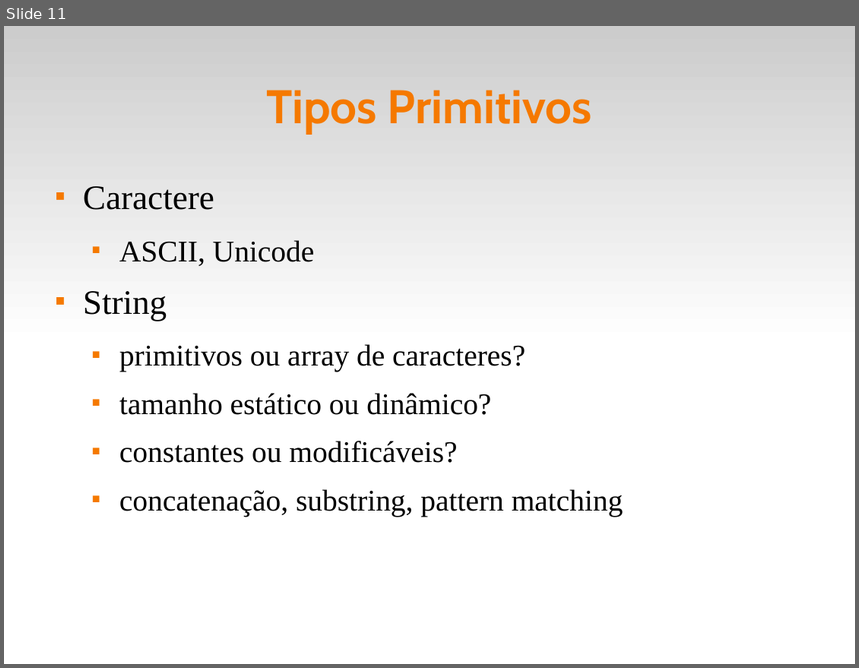
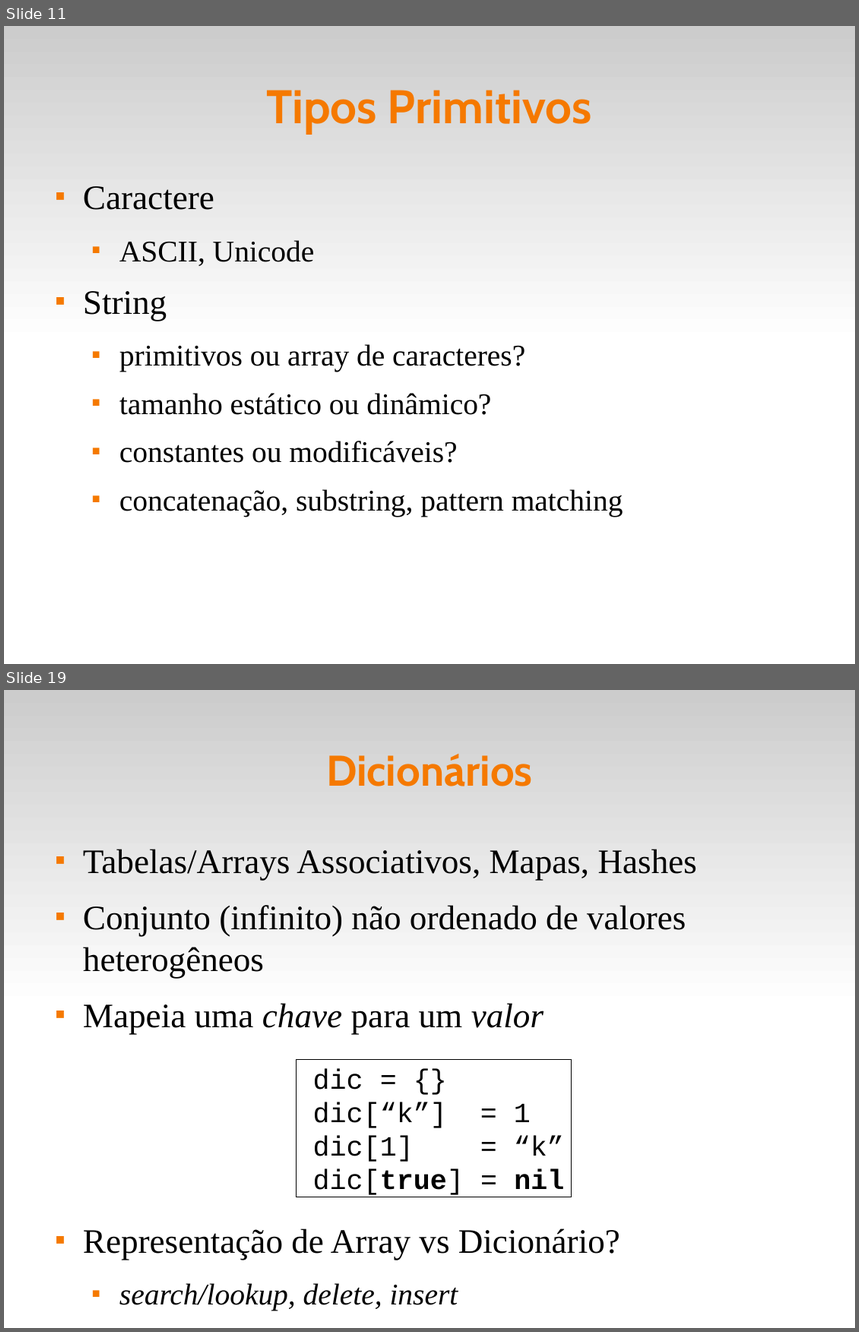
Before and after one commit to fsantanna-uerj/EDL, a slide deck: slides/edl-05-data.odp. Shown one above the other, each under a label of ours: slide 11 before the commit, slides 11 and 19 after it; the slides between them are not shown. The pictures are 859x668 and 859x1332 pixels, drawn with LibreOffice and Linux fonts; fonts in the diff are those of the drawing. Boxes give left, top, right and bottom in pixels: in the first picture for what was removed or moved away, otherwise in the second. Text is boxed around its words. In the diff, an @@ line names an element or a change of style, - is before the commit and + after.

```diff
--- a/slides/edl-05-data.odp
+++ b/slides/edl-05-data.odp
@@ slide 19 added at [4,690,855,1328], background #FFFFFF; not listed: 1 template element that a slide beside it also shows @@
@@ title added at [326,754,533,787], 40 pt, text #F57900, bold @@
+Dicionários
@@ text added at [83,849,697,1312], 32 pt, text #000000 @@
+■ Tabelas/Arrays Associativos, Mapas, Hashes
+■ Conjunto (infinito) não ordenado de valores heterogêneos
+■ Mapeia uma chave para um valor
+■ Representação de Array vs Dicionário?
+  ■ search/lookup, delete, insert
@@ rectangle added at [297,1060,572,1198], fill #FFFFFF, outline #000000 0 pt, 26 pt, text #000000 @@
+dic = {}
+dic[“k”] = 1
+dic[1] = “k”
+dic[true] = nil
```
Also in this commit, not shown: 4 slides changed, 8 other slides added, 4 other files.
